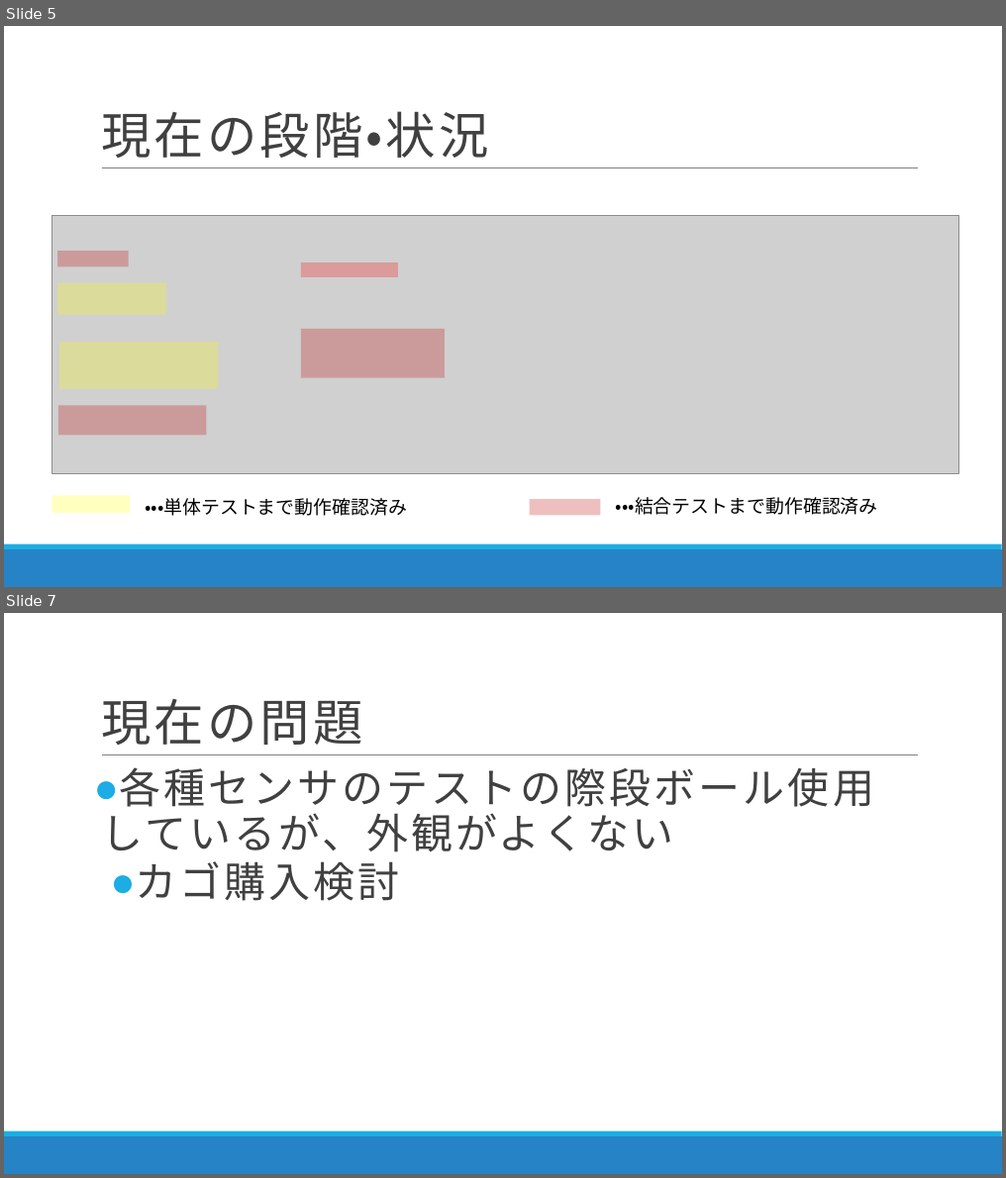
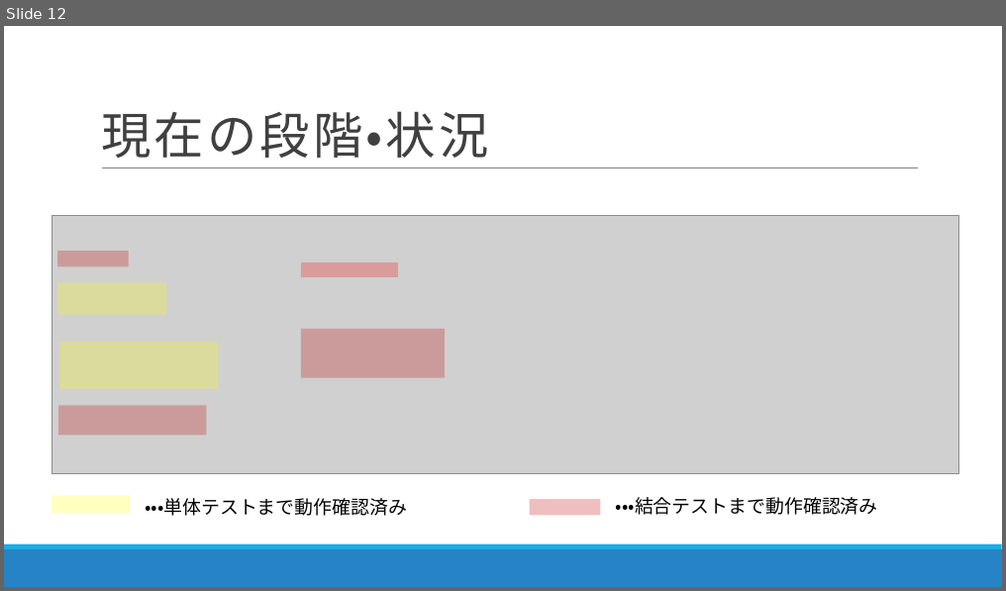
Before and after one commit to DJ956/YoloBarcodeReader, a slide deck: プレゼン/中間報告_danbara.pptx. Shown one above the other, each under a label of ours: slides 5 and 7 before the commit, slide 12 after it; the slides between them are not shown. The pictures are 1006x1178 and 1006x591 pixels, drawn with LibreOffice and Linux fonts; fonts in the diff are those of the drawing; grey boxes stand for pictures. Boxes give left, top, right and bottom in pixels: in the first picture for what was removed or moved away, otherwise in the second. Text is boxed around its words. In the diff, an @@ line names an element or a change of style, - is before the commit and + after.

```diff
--- a/プレゼン/中間報告_danbara.pptx
+++ b/プレゼン/中間報告_danbara.pptx
@@ slide 7 removed at (4,613,1002,1174), background #FFFFFF; not listed: 3 template elements that a slide beside it also shows @@
@@ title removed at (101,699,362,745) @@
-現在の問題
@@ text removed at (101,767,874,901) @@
-● 各種センサのテストの際段ボール使用しているが、外観がよくない
-  ● カゴ購入検討
@@ what was slide 5 is now slide 12 @@
```
Also in this commit, not shown: 3 slides changed, 7 slides added, 2 other slides removed, 1 other file.
